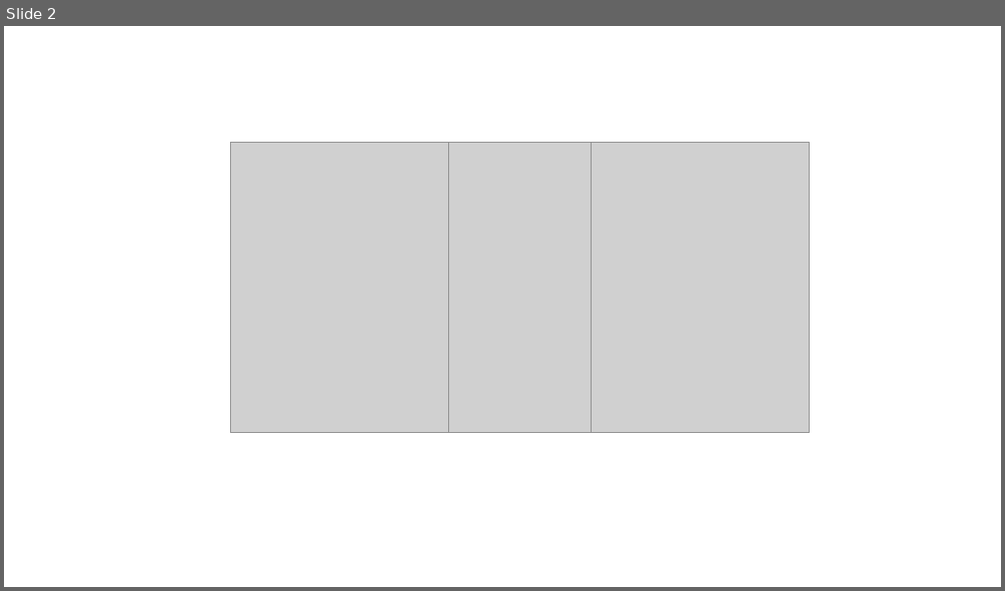
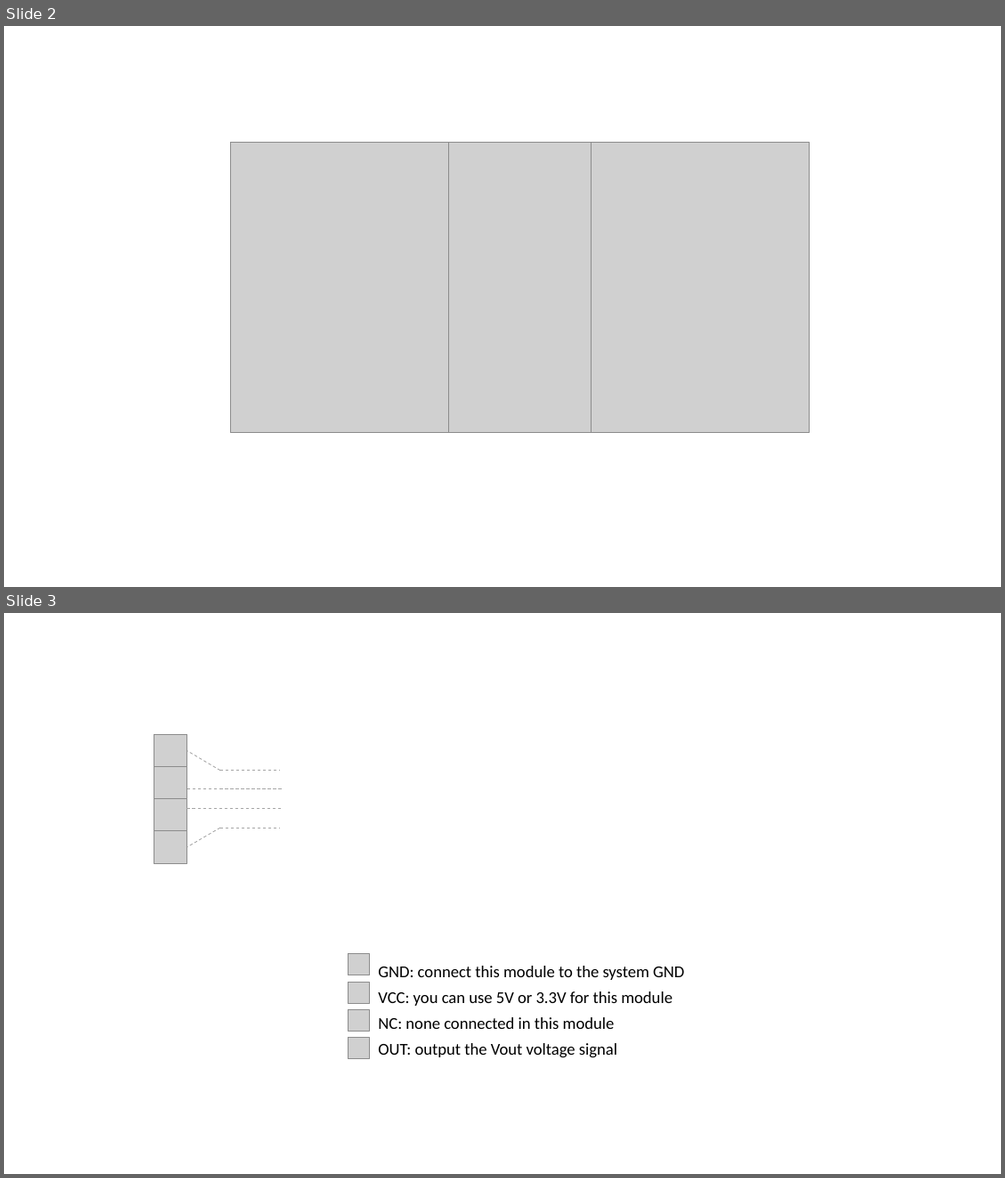
Before and after one commit to SeeedDocument/Grove-Red_LED_Button, a slide deck: img/pin_map_2040.pptx. Shown one above the other, each under a label of ours: slide 2 before the commit, slides 2 and 3 after it. The pictures are 1005x591 and 1005x1178 pixels, drawn with LibreOffice and Linux fonts; fonts in the diff are those of the drawing; grey boxes stand for pictures. Boxes give left, top, right and bottom in pixels: in the first picture for what was removed or moved away, otherwise in the second. Text is boxed around its words. In the diff, an @@ line names an element or a change of style, - is before the commit and + after.

```diff
--- a/img/pin_map_2040.pptx
+++ b/img/pin_map_2040.pptx
@@ slide 3 added at [4,613,1001,1174], background #FFFFFF @@
@@ line added from (220, 770) to (187, 751), #A5A5A5 0.75 pt dashed @@
@@ line added from (220, 770) to (281, 770), #A5A5A5 0.75 pt dashed @@
@@ line added from (187, 788) to (283, 788), #A5A5A5 0.75 pt dashed @@
@@ line added from (187, 809) to (282, 809), #A5A5A5 0.75 pt dashed @@
@@ group added at [154,734,187,863]: 4 pictures @@
@@ line added from (220, 827) to (187, 847), #A5A5A5 0.75 pt dashed @@
@@ line added from (220, 827) to (281, 827), #A5A5A5 0.75 pt dashed @@
@@ text added at [378,965,684,1058], 16 pt, text #000000 @@
+GND: connect this module to the system GND
+VCC: you can use 5V or 3.3V for this module
+NC: none connected in this module
+OUT: output the Vout voltage signal
@@ group added at [348,954,370,1060]: 4 pictures @@
```
Also in this commit, not shown: 1 slide changed, 2 other files.
